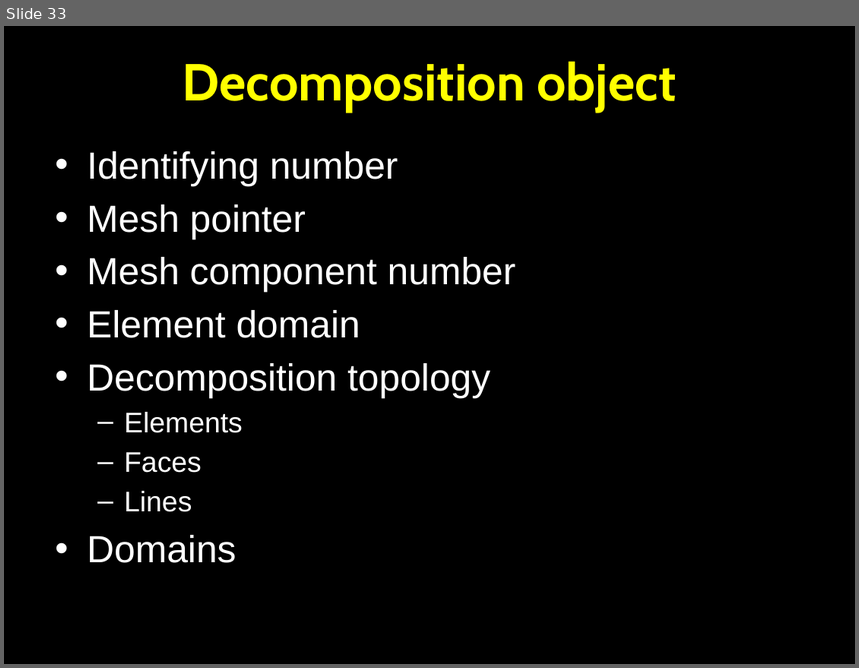
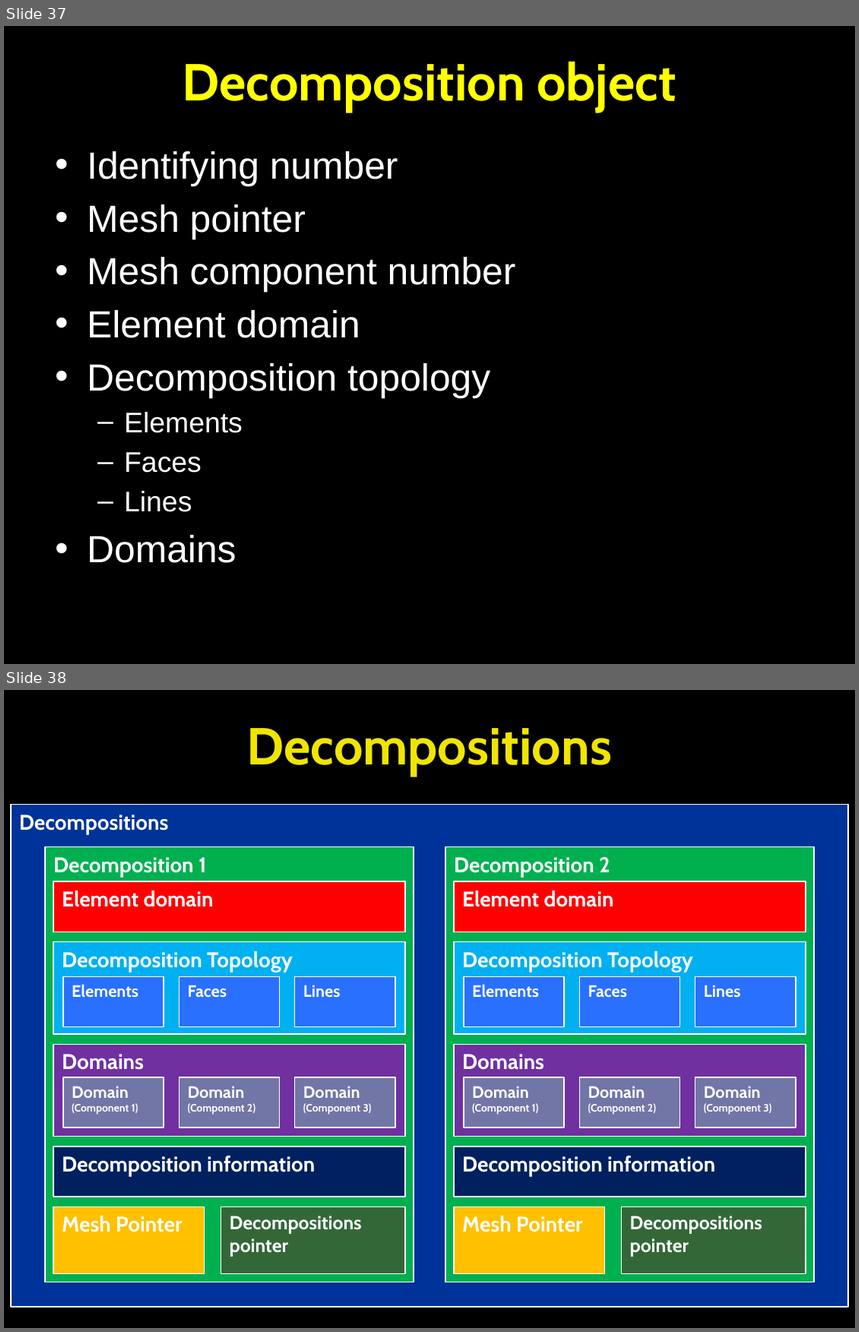
Before and after one commit to OpenCMISS/cm, a slide deck: doc/openCMISS.pptx. Shown one above the other, each under a label of ours: slide 33 before the commit, slides 37 and 38 after it. The pictures are 859x668 and 859x1332 pixels, drawn with LibreOffice and Linux fonts; fonts in the diff are those of the drawing. Boxes give left, top, right and bottom in pixels: in the first picture for what was removed or moved away, otherwise in the second. Text is boxed around its words. In the diff, an @@ line names an element or a change of style, - is before the commit and + after.

```diff
--- a/doc/openCMISS.pptx
+++ b/doc/openCMISS.pptx
@@ slide 38 added at <box>4,690,855,1328</box>, background #000000 @@
@@ title added at <box>247,728,612,777</box>, 44 pt, text #F0E500, bold @@
+Decompositions
@@ group added at <box>11,804,848,1307</box>: 27 rectangles @@
+Decompositions
+Decomposition 1
+Element domain
+Decompositions pointer
+Mesh Pointer
+Decomposition information
+Domains
+Domain (Component 1)
+Domain (Component 2)
+Domain (Component 3)
+Decomposition Topology
+Elements
+Faces
+Lines
+Decomposition 2
+Element domain
+Decompositions pointer
+Mesh Pointer
+Decomposition information
+Domains
+Domain (Component 1)
+Domain (Component 2)
+Domain (Component 3)
+Decomposition Topology
+Elements
+Faces
+Lines
@@ what was slide 33 is now slide 37 @@
```
Also in this commit, not shown: 9 slides changed, 21 other slides added.
